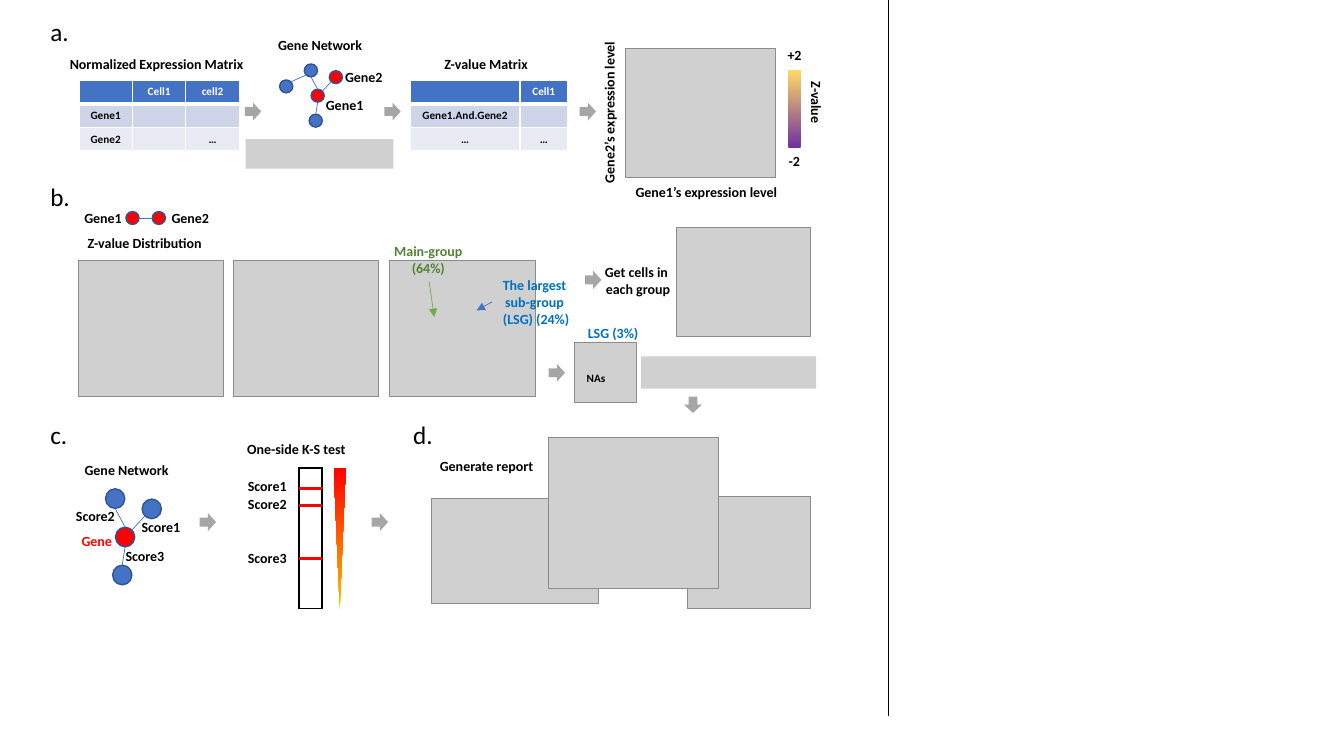
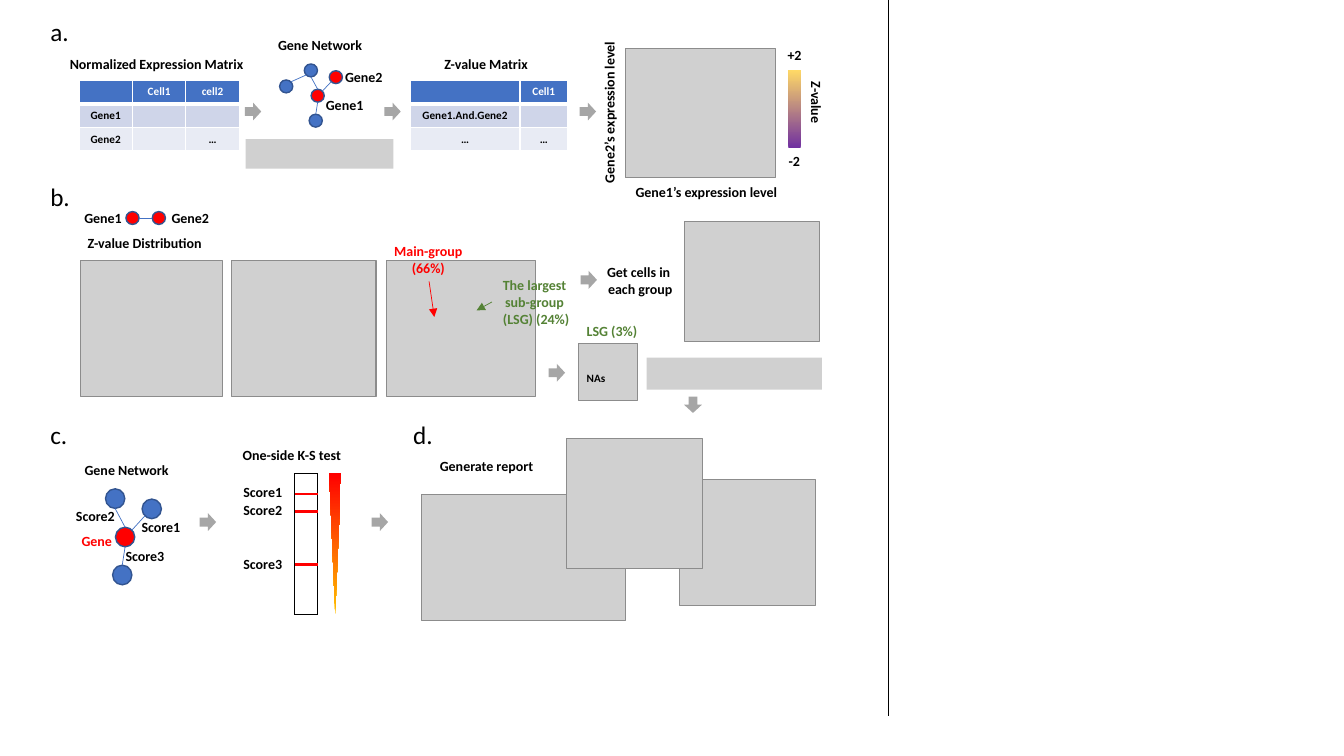
Before and after one commit to jumphone/GCA, a slide deck: slide 2 of GCA.pptx. Drawn at 1344x756 pixels with LibreOffice and Linux fonts; fonts in the diff are those of the drawing; grey boxes stand for pictures. Boxes give left, top, right and bottom in pixels: in the first picture for what was removed or moved away, otherwise in the second. Text is boxed around its words. In the diff, an @@ line names an element or a change of style, - is before the commit and + after.

```diff
--- a/GCA.pptx
+++ b/GCA.pptx
@@ picture: place and size @@
-picture at box(677, 228, 811, 338)
+picture at box(685, 222, 820, 342)
@@ text at box(394, 246, 462, 259): text colour #548235 to #FF0000 in "Main-group" @@
@@ text at box(412, 263, 445, 275): text changed; text colour #548235 to #FF0000 @@
-(64%)
+(66%)
@@ arrow (430, 281) - (435, 317): stroke #70AD47 0.5 pt to #FF0000 0.5 pt @@
@@ text "The largest" at box(503, 278, 569, 326): text colour #0070C0 to #548235 @@
@@ right arrow: place and size @@
-right arrow at box(585, 271, 601, 289)
+right arrow at box(581, 271, 597, 289)
@@ arrow (492, 302) - (477, 311): stroke #4472C4 0.5 pt to #548235 0.5 pt @@
@@ text "LSG (3%)" at box(587, 326, 637, 338): text colour #0070C0 to #548235 @@
@@ picture: place and size @@
-picture at box(575, 343, 636, 402)
+picture at box(579, 343, 638, 400)
@@ picture: place and size @@
-picture at box(641, 357, 817, 389)
+picture at box(647, 358, 823, 390)
@@ picture: place and size @@
-picture at box(548, 438, 719, 589)
+picture at box(567, 439, 703, 570)
@@ 4 texts, 3 lines, 1 triangle, 1 rectangle: place and size @@
-4 texts, 3 lines, 1 triangle, 1 rectangle at box(247, 444, 346, 609)
+4 texts, 3 lines, 1 triangle, 1 rectangle at box(243, 450, 342, 615)
@@ picture: place and size @@
-picture at box(432, 499, 598, 604)
+picture at box(421, 494, 626, 620)
@@ picture: place and size @@
-picture at box(689, 497, 812, 609)
+picture at box(680, 480, 816, 606)
```
Also in this commit, not shown: 1 other file.
